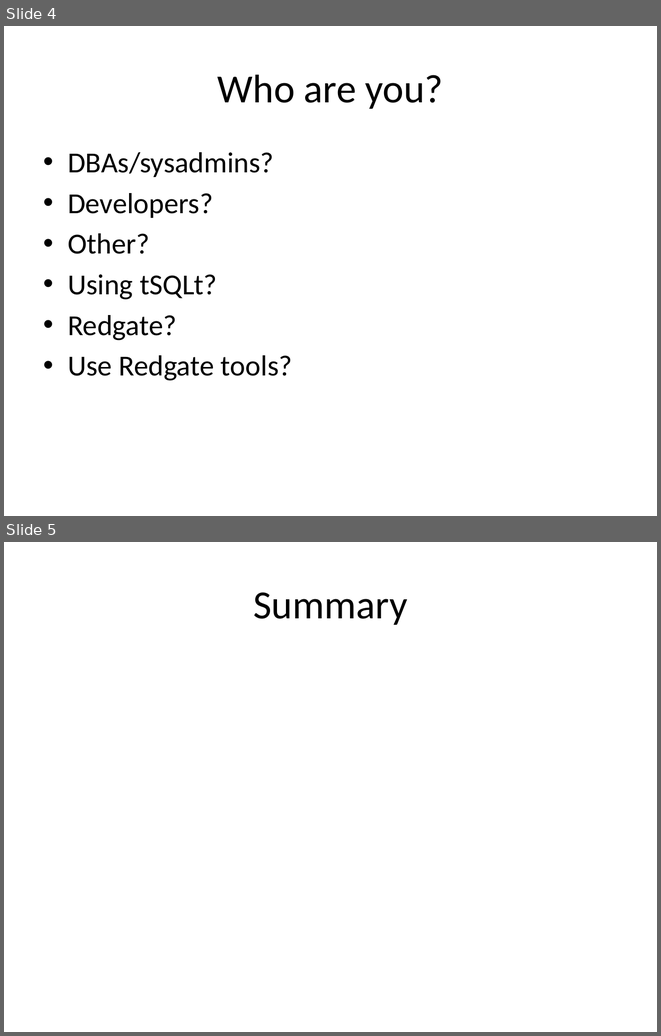
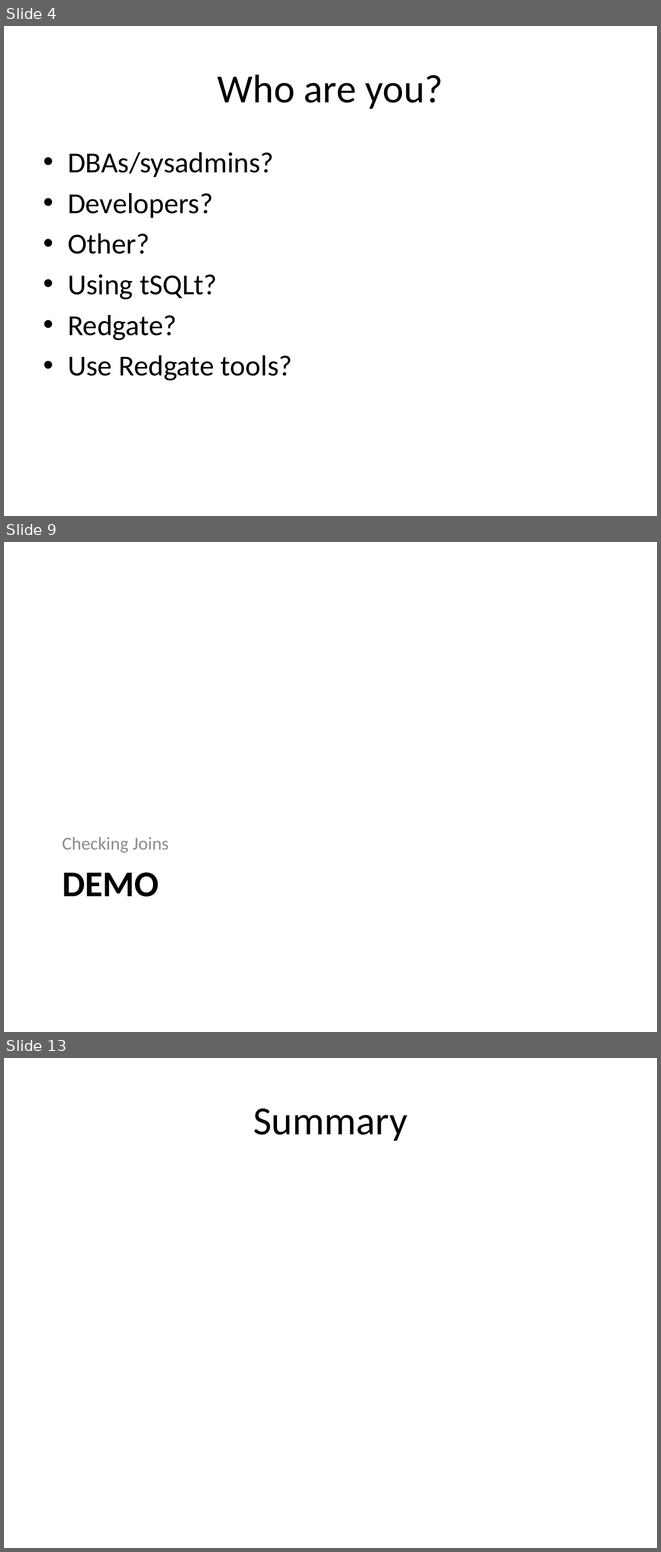
Before and after one commit to way0utwest/TestingT-SQLMadeEasy, a slide deck: TestingT-SQLMadeEasy.pptx. Shown one above the other, each under a label of ours: slides 4 and 5 before the commit, slides 4, 9 and 13 after it; the slides between them are not shown. The pictures are 661x1036 and 661x1552 pixels, drawn with LibreOffice and Linux fonts; fonts in the diff are those of the drawing. Boxes give left, top, right and bottom in pixels: in the first picture for what was removed or moved away, otherwise in the second. Text is boxed around its words. In the diff, an @@ line names an element or a change of style, - is before the commit and + after.

```diff
--- a/TestingT-SQLMadeEasy.pptx
+++ b/TestingT-SQLMadeEasy.pptx
@@ slide 9 added at <box>4,542,657,1032</box>, background #FFFFFF @@
@@ text added at <box>62,837,169,853</box>, 20 pt, text #8C8C8C @@
+Checking Joins
@@ title added at <box>62,872,159,897</box>, 40 pt, text #000000, bold @@
+DEMO
@@ what was slide 5 is now slide 13 @@
```
Also in this commit, not shown: 1 slide changed, 7 other slides added, 5 other files.
